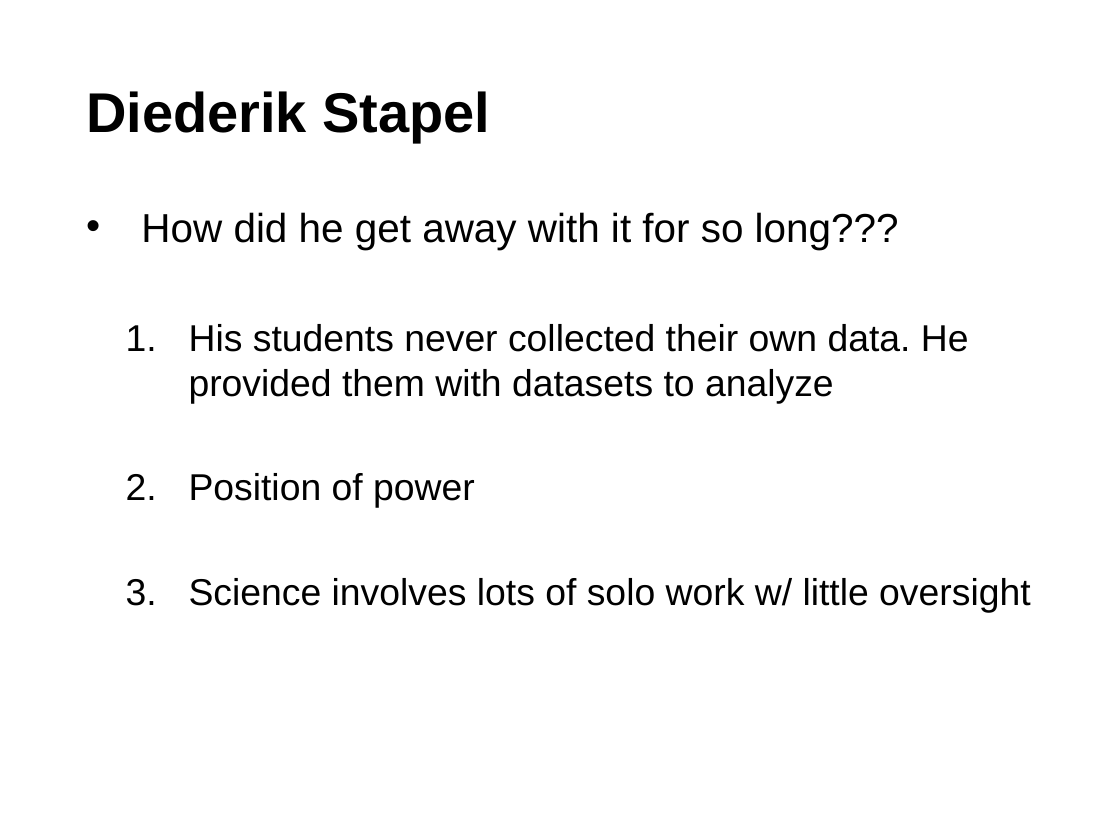
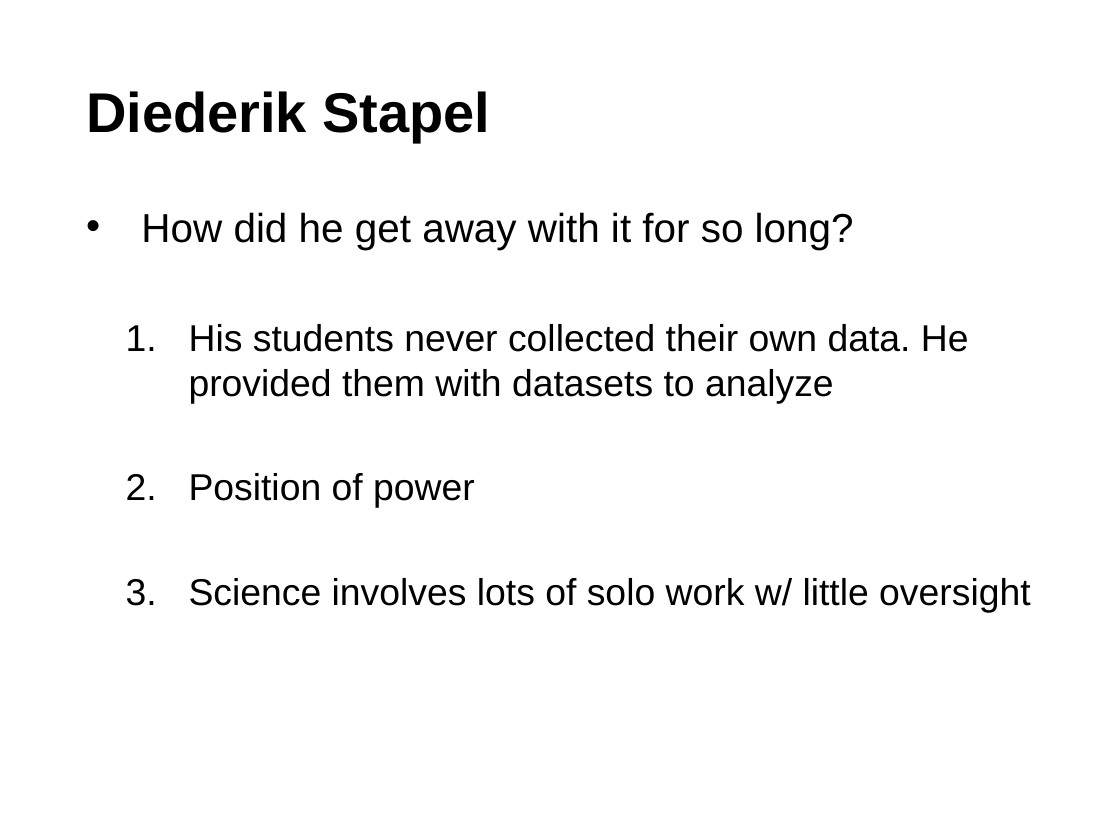
Before and after one commit to npm27/Teaching-Materials, a slide deck: slide 23 of Social Psych/Slides/3 Ethics.pptx (slide 30 before the commit). Drawn at 1120x840 pixels with LibreOffice and Linux fonts; fonts in the diff are those of the drawing. Boxes give left, top, right and bottom in pixels: in the first picture for what was removed or moved away, otherwise in the second. Text is boxed around its words. In the diff, an @@ line names an element or a change of style, - is before the commit and + after.

```diff
--- a/Social Psych/Slides/3 Ethics.pptx
+++ b/Social Psych/Slides/3 Ethics.pptx
@@ text at (141, 212, 854, 249): text changed @@
-• How did he get away with it for so long???
+• How did he get away with it for so long?
```
Also in this commit, not shown: 10 other slides changed, 2 slides added, 9 slides removed.
